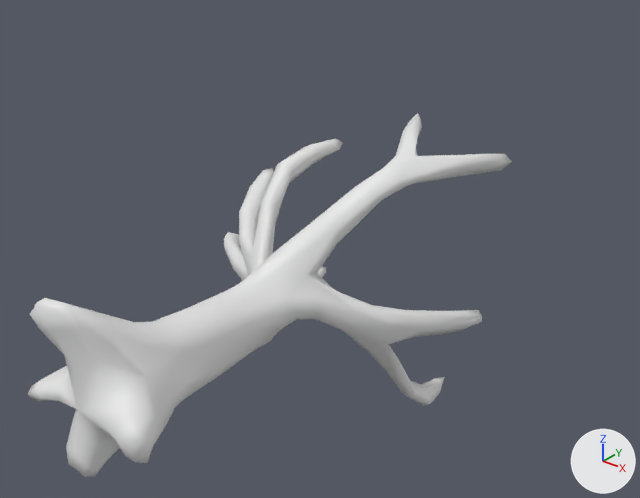
The FBX model Assets/You will die here/Models/Tree.fbx: old version first, new version second.
The view is the same before and after, from a 50 mm camera at (56889.0, -37926.0, 46797.0) aimed at (-1394.0, 34927.0, 1628.0). Lighting does not change. The marker at lower right points along +X, +Y and +Z. Where no turn or scale is listed for an object, it has been applied to the vertices.
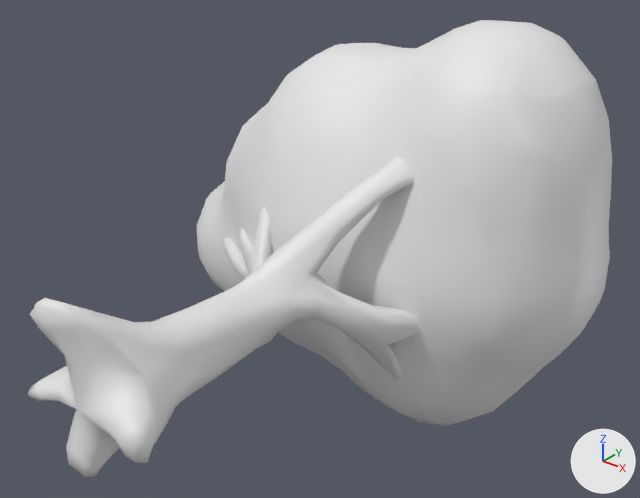
Changed parts and their boxes (x1, y1, x2, y2) in the pictures (640 x 498 px):
'TreeLeaves', added
    after: (196, 20, 612, 426)

The change in detail:
Mesh me_mesh is new.
It has 676 vertices, 827 faces and spans x -32736.0..26834.0, y -19016.0..18587.0, z -24777.0..27558.0.
Object 'TreeLeaves' (ob_treeleaves) is new; it shows me_mesh.
Its location is (0.0, 50431.0, 0.0).
